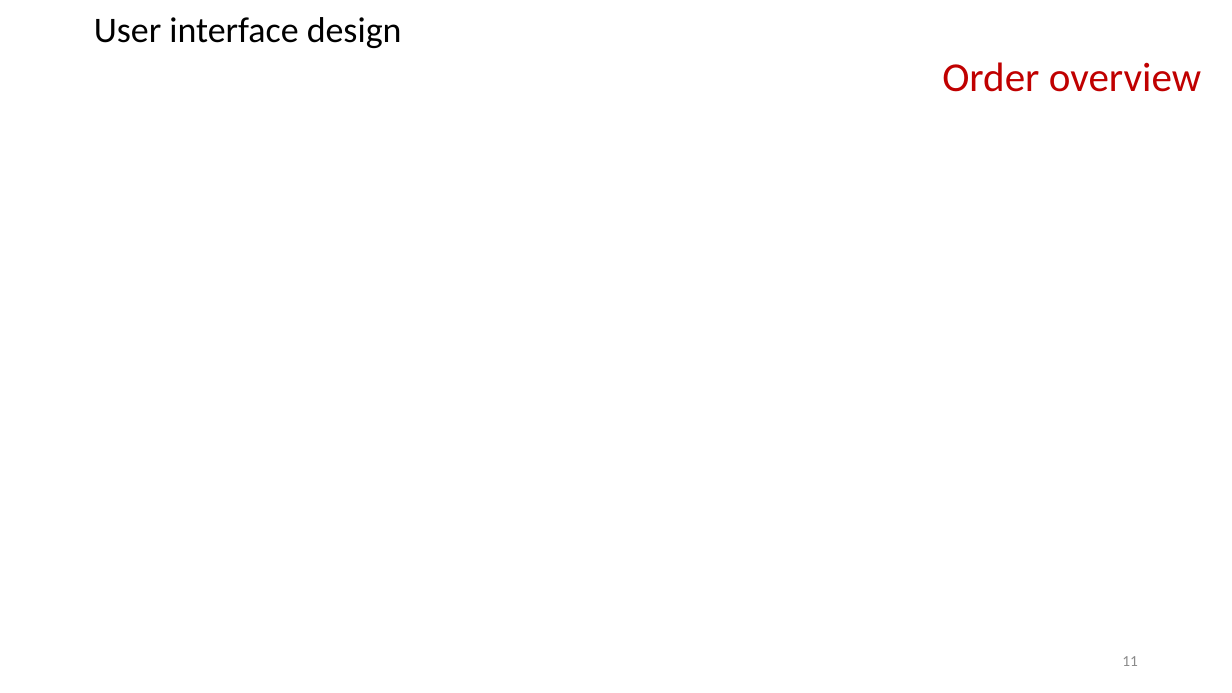
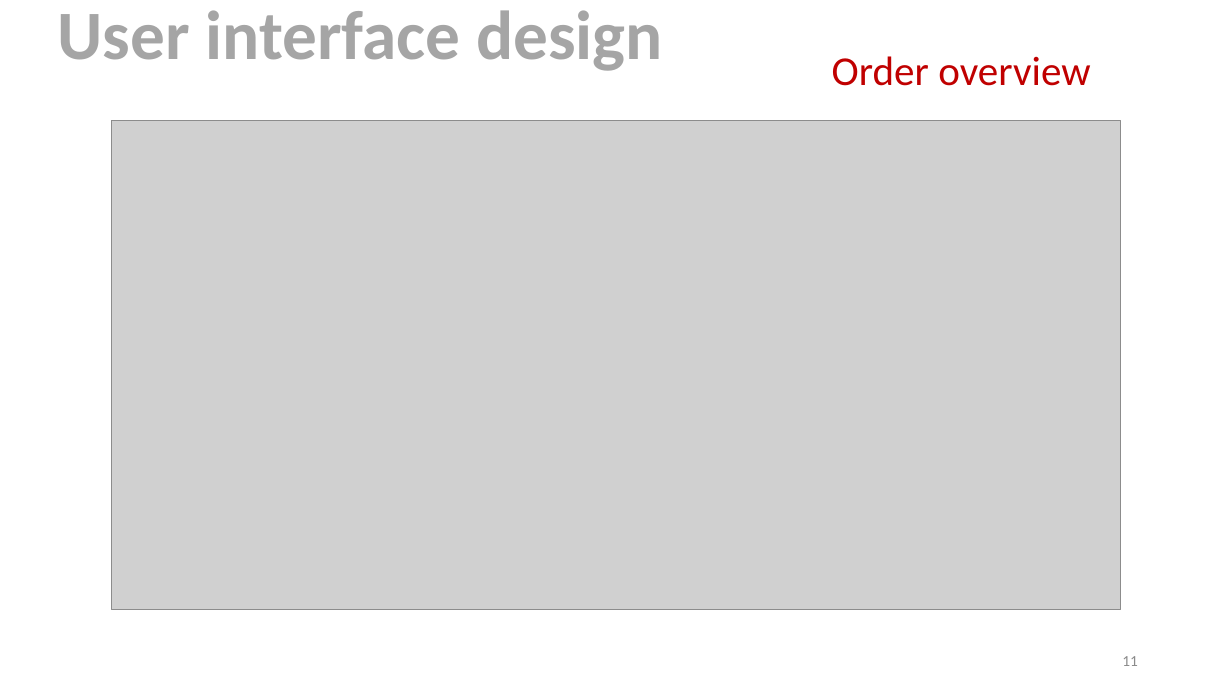
Before and after one commit to kristya-art/cleanIt, a slide deck: slide 11 of report/PresentationCleanIt.pptx. Drawn at 1232x693 pixels with LibreOffice and Linux fonts; fonts in the diff are those of the drawing; grey boxes stand for pictures; background and template pictures are left out. Boxes give left, top, right and bottom in pixels: in the first picture for what was removed or moved away, otherwise in the second. Text is boxed around its words. In the diff, an @@ line names an element or a change of style, - is before the commit and + after.

```diff
--- a/report/PresentationCleanIt.pptx
+++ b/report/PresentationCleanIt.pptx
@@ text "User interface design": place and size @@
-text "User interface design" at bbox=[94, 17, 402, 48]
+text "User interface design" at bbox=[58, 10, 663, 71]
@@ text "User interface design" at bbox=[58, 10, 663, 71]: size 28 to 54 pt, text colour #000000 to #A5A5A5, bold on; alignment left to centre; line spacing 0.9 to 1; vertical alignment middle to top @@
@@ text "Order overview": place and size @@
-text "Order overview" at bbox=[942, 62, 1201, 92]
+text "Order overview" at bbox=[832, 56, 1090, 86]
@@ picture added at bbox=[112, 120, 1121, 610] @@
```
Also in this commit, not shown: 5 other slides changed, 2 slides added, 2 slides removed, 11 other files.
